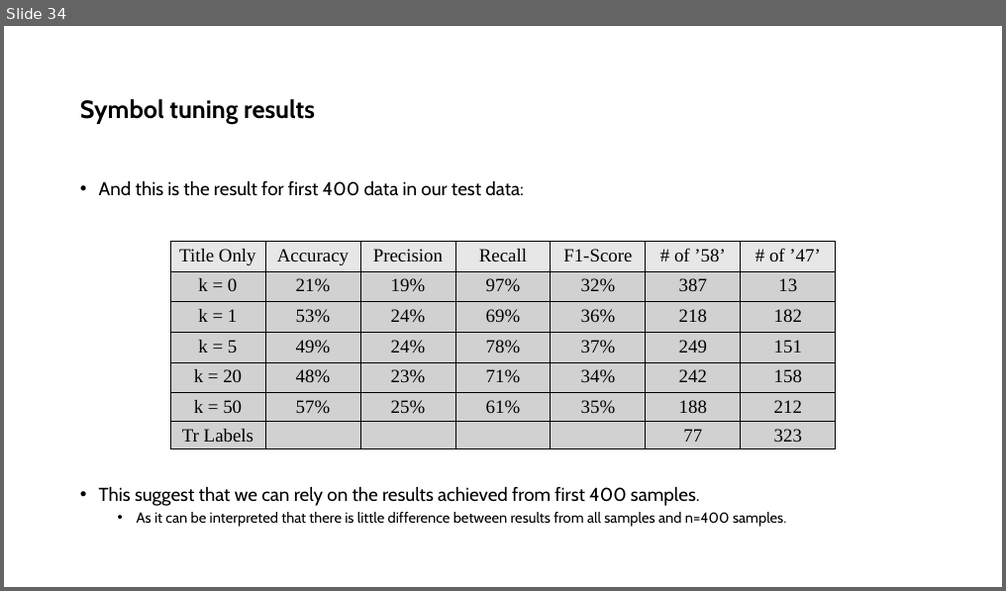
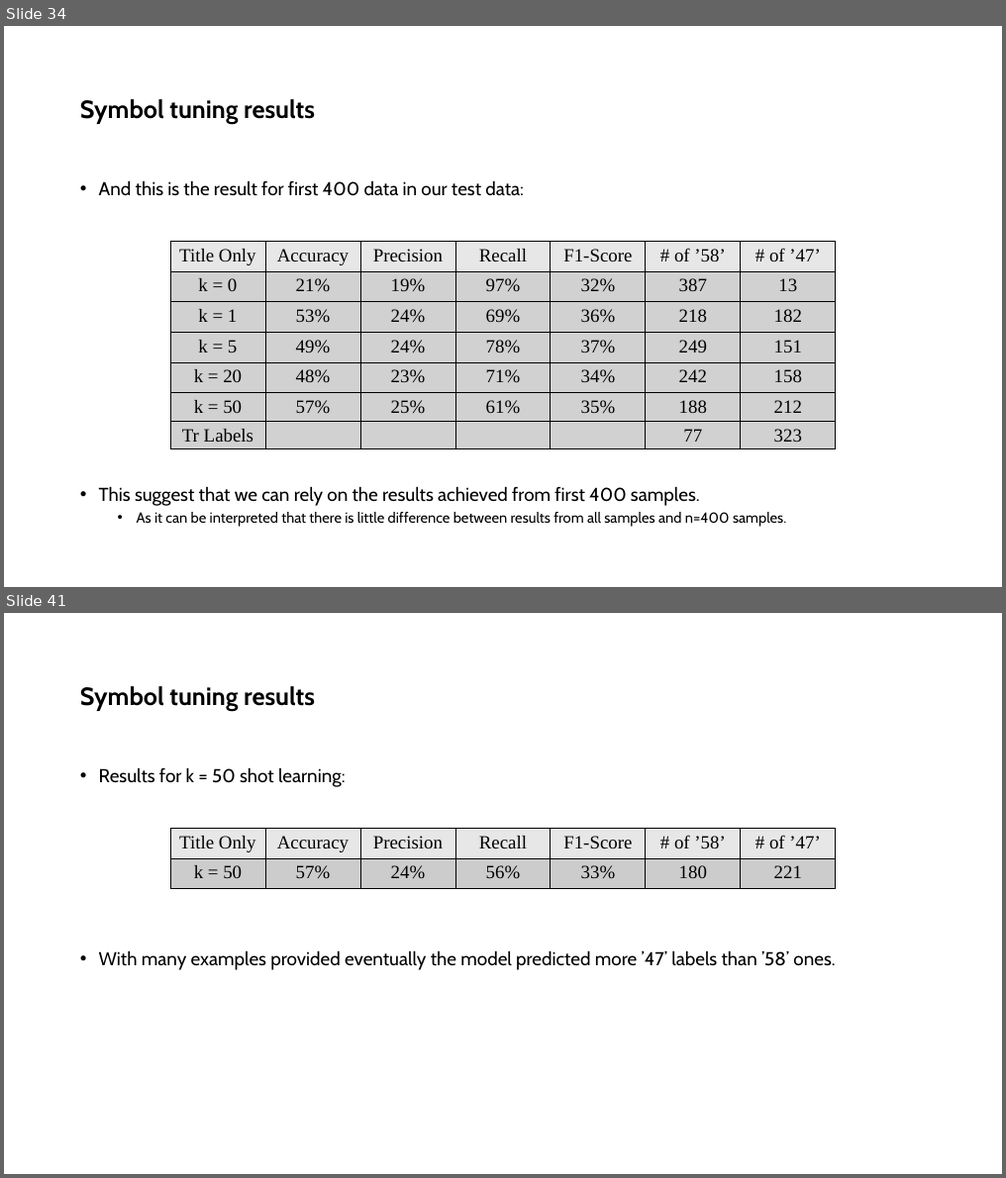
Before and after one commit to ShayanSalehi81/BachelorProject, a slide deck: Slides/Symbol Tuning.pptx. Shown one above the other, each under a label of ours: slide 34 before the commit, slides 34 and 41 after it; the slides between them are not shown. The pictures are 1006x591 and 1006x1178 pixels, drawn with LibreOffice and Linux fonts; fonts in the diff are those of the drawing. Boxes give left, top, right and bottom in pixels: in the first picture for what was removed or moved away, otherwise in the second. Text is boxed around its words. In the diff, an @@ line names an element or a change of style, - is before the commit and + after.

```diff
--- a/Slides/Symbol Tuning.pptx
+++ b/Slides/Symbol Tuning.pptx
@@ slide 41 added at [4,613,1002,1174], background #FFFFFF @@
@@ title added at [80,686,315,711], 24 pt, text #000000, bold @@
+Symbol tuning results
@@ text added at [99,767,835,970], 18 pt, text #000000 @@
+• Results for k = 50 shot learning:
+• With many examples provided eventually the model predicted more ’47’ labels than ’58’ ones.
@@ table added at [170,829,836,889], 2 rows, 7 columns @@
+Title Only | Accuracy | Precision | Recall | F1-Score | # of ’58’ | # of ’47’
+k = 50 | 57% | 24% | 56% | 33% | 180 | 221
```
Also in this commit, not shown: 10 other slides added, 3 other files.
